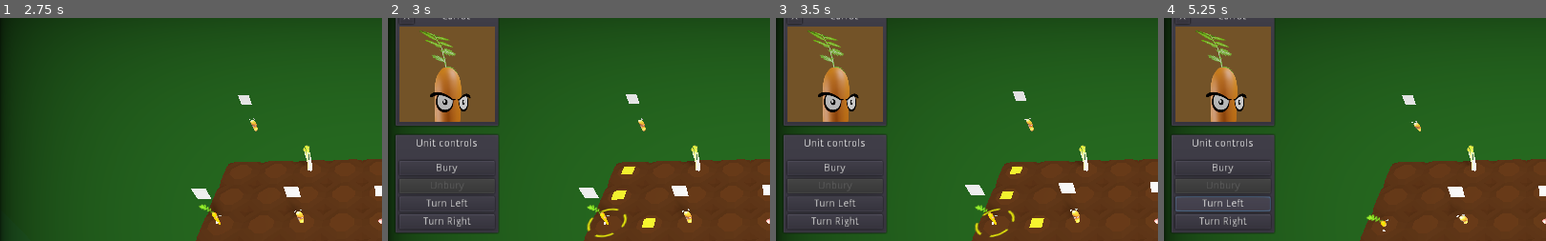
Above: before the commit, frames 1-4 (left to right).
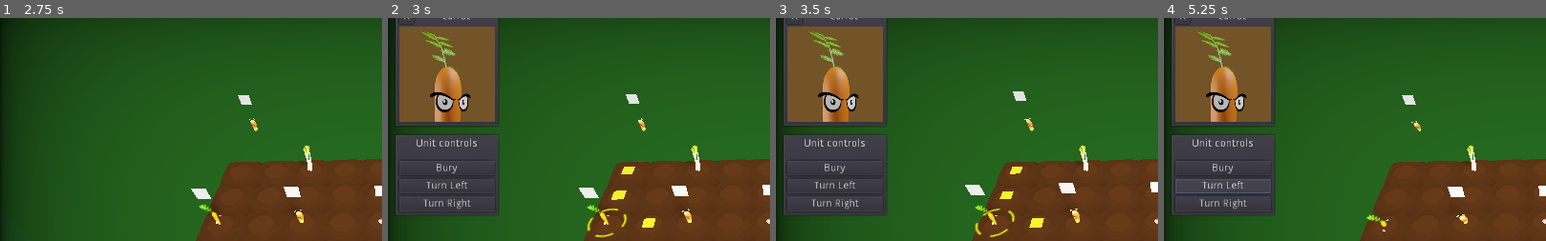
Above: after the commit, the same moments.

Repository: wingedadventurer/gwj-xii
Game: Godot game, scene res://scenes/levels/level_test.tscn
The game is run twice, just before and just after one commit, with the same random seed, the same clock (stepped at 60 frames per second) and the same inputs.
Inputs (mouse positions are % of the whole screen's width and height, from its top left):
- Up to frame 1 (2.75 s): click "Next Turn" at 0.5 s; click "Next Turn" at 1.25 s; click "Fire Signal" at 2 s
- Up to frame 2 (3 s): click (3, 81) at 2.77 s
- Up to frame 3 (3.5 s): no input
- Up to frame 4 (5.25 s): click "Bury" at 3.5 s; click (7, 81) at 4.27 s; click "Turn Left" at 5 s
The pictures show only the part of the screen within x 0-50%, y 4-54%; the shares and areas given below are measured in that part.

Frame 1 is identical in both runs. In frame 2, 2.6% of the frame differs, in the area x 2-29%, y 73-97%; in frame 3, 2.6%; in frame 4, 3.1%, in the area x 2-29%, y 72-97%.

Commit message:
Merge bury and unbury buttons

Diff:
--- a/godot-project/scenes/ui/unit_ui.tscn
+++ b/godot-project/scenes/ui/unit_ui.tscn
@@ -70,13 +70,13 @@
 [node name="p_2" type="PanelContainer" parent="vb"]
 margin_top = 174.0
 margin_right = 142.0
-margin_bottom = 310.0
+margin_bottom = 286.0
 
 [node name="vb" type="VBoxContainer" parent="vb/p_2"]
 margin_left = 7.0
 margin_top = 7.0
 margin_right = 135.0
-margin_bottom = 129.0
+margin_bottom = 105.0
 custom_constants/separation = 16
 
 [node name="label" type="Label" parent="vb/p_2/vb"]
@@ -88,31 +88,24 @@
 [node name="vb" type="VBoxContainer" parent="vb/p_2/vb"]
 margin_top = 30.0
 margin_right = 128.0
-margin_bottom = 122.0
+margin_bottom = 98.0
 
-[node name="button_bury" parent="vb/p_2/vb/vb" instance=ExtResource( 2 )]
+[node name="button_bury_unbury" parent="vb/p_2/vb/vb" instance=ExtResource( 2 )]
 margin_right = 128.0
-text = "Bury"
+text = "Bury / Unbury"
 
-[node name="button_unbury" parent="vb/p_2/vb/vb" instance=ExtResource( 2 )]
+[node name="button_turn_left" parent="vb/p_2/vb/vb" instance=ExtResource( 2 )]
 margin_top = 24.0
 margin_right = 128.0
 margin_bottom = 44.0
-text = "Unbury"
+text = "Turn Left"
 
-[node name="button_turn_left" parent="vb/p_2/vb/vb" instance=ExtResource( 2 )]
+[node name="button_turn_right" parent="vb/p_2/vb/vb" instance=ExtResource( 2 )]
 margin_top = 48.0
 margin_right = 128.0
 margin_bottom = 68.0
-text = "Turn Left"
-
-[node name="button_turn_right" parent="vb/p_2/vb/vb" instance=ExtResource( 2 )]
-margin_top = 72.0
-margin_right = 128.0
-margin_bottom = 92.0
 text = "Turn Right"
 [connection signal="pressed" from="vb/p/vb/hb/button_close" to="." method="_on_button_close_pressed"]
-[connection signal="pressed" from="vb/p_2/vb/vb/button_bury" to="." method="_on_button_bury_pressed"]
-[connection signal="pressed" from="vb/p_2/vb/vb/button_unbury" to="." method="_on_button_unbury_pressed"]
+[connection signal="pressed" from="vb/p_2/vb/vb/button_bury_unbury" to="." method="_on_button_bury_unbury_pressed"]
 [connection signal="pressed" from="vb/p_2/vb/vb/button_turn_left" to="." method="_on_button_turn_left_pressed"]
 [connection signal="pressed" from="vb/p_2/vb/vb/button_turn_right" to="." method="_on_button_turn_right_pressed"]
--- a/godot-project/scripts/unit_ui.gd
+++ b/godot-project/scripts/unit_ui.gd
@@ -3,8 +3,7 @@
 
 onready var unit_name = $vb/p/vb/hb/unit_name
 onready var unit_profile = $vb/p/vb/unit_background/unit_profile
-onready var button_bury = $vb/p_2/vb/vb/button_bury
-onready var button_unbury = $vb/p_2/vb/vb/button_unbury
+onready var button_bury_unbury = $vb/p_2/vb/vb/button_bury_unbury
 onready var button_turn_left = $vb/p_2/vb/vb/button_turn_left
 onready var button_turn_right = $vb/p_2/vb/vb/button_turn_right
 
@@ -41,34 +40,23 @@
 	hide()
 
 func disable_all_actions() -> void:
-	button_bury.disabled = true
-	button_unbury.disabled = true
+	button_bury_unbury.disabled = true
 	button_turn_left.disabled = true
 	button_turn_right.disabled = true
 
 func enable_appropriate_actions() -> void:
 	disable_all_actions()
 	if selected_unit:
-		# enable bury/unbury
-		if selected_unit.buried: button_unbury.disabled = false
-		else: button_bury.disabled = false
+		button_bury_unbury.disabled = false
+		if selected_unit.buried:
+			button_bury_unbury.text = "Unbury"
+		else:
+			button_bury_unbury.text = "Bury"
 
 		# enable rotation if not buried
 		if not selected_unit.buried:
 			button_turn_left.disabled = false
 			button_turn_right.disabled = false
-
-func _on_button_bury_pressed() -> void:
-	if selected_unit:
-		selected_unit.bury()
-		enable_appropriate_actions()
-		hide()
-
-func _on_button_unbury_pressed() -> void:
-	if selected_unit:
-		selected_unit.unbury()
-		enable_appropriate_actions()
-		hide()
 
 func _on_button_close_pressed() -> void:
 	if selected_unit:
@@ -81,3 +69,10 @@
 
 func _on_button_turn_right_pressed() -> void:
 	selected_unit.turn()
+
+func _on_button_bury_unbury_pressed():
+	if selected_unit:
+		if selected_unit.buried: selected_unit.unbury()
+		else: selected_unit.bury()
+		enable_appropriate_actions()
+		hide()
